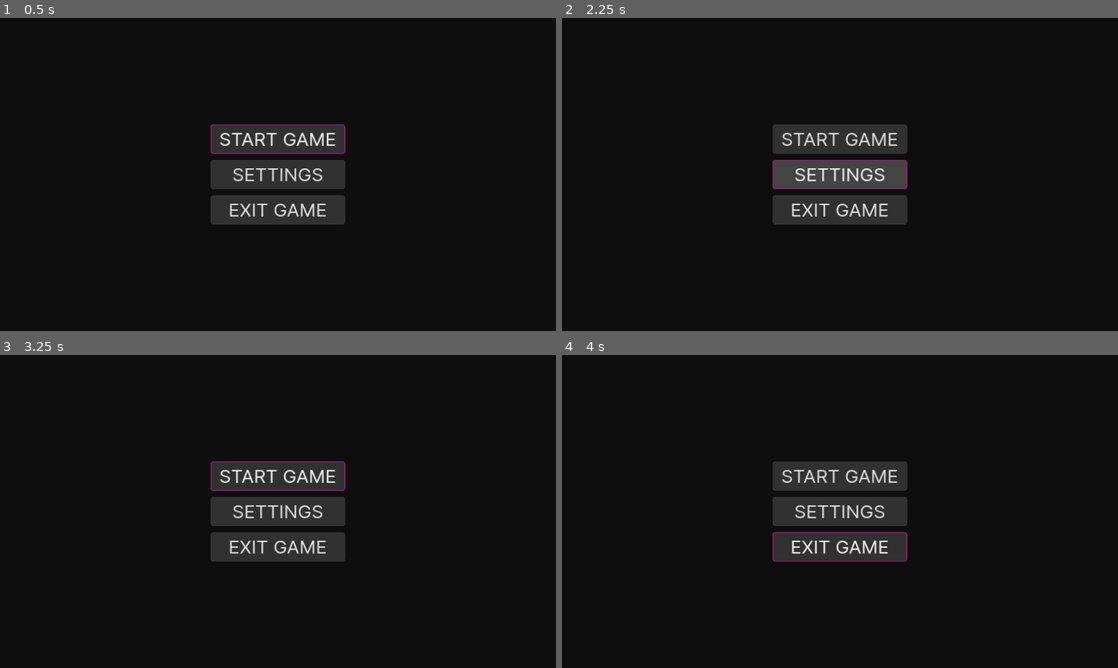
Above: before the commit, frames 1-4 (two rows, left to right).
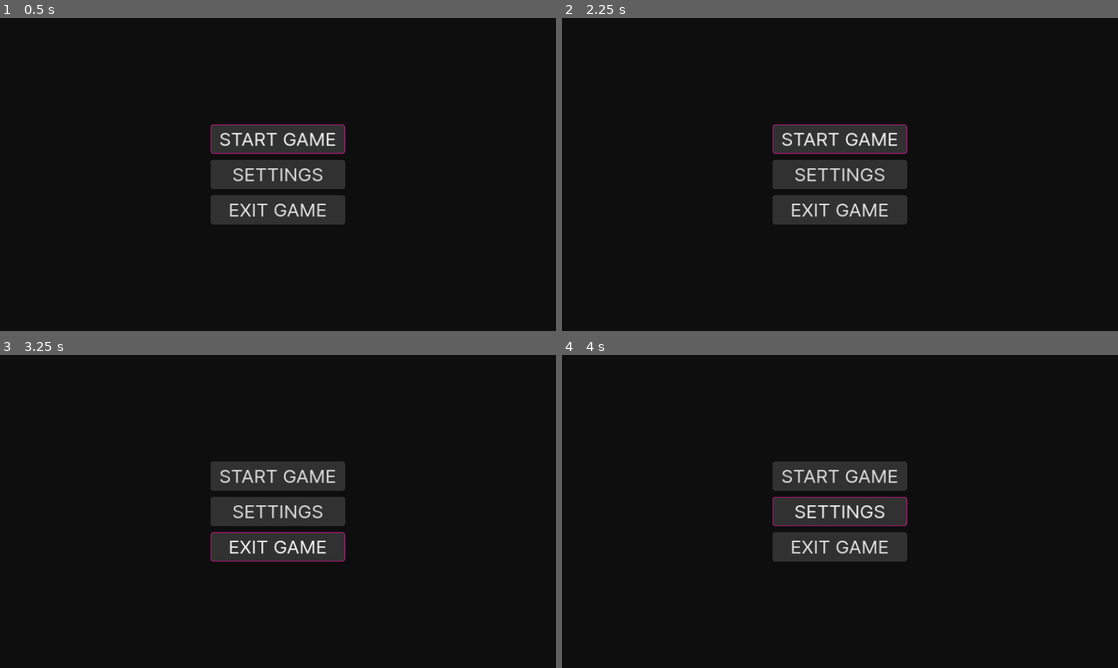
Above: after the commit, the same moments.

Repository: Dexterminator/godot4-template
Game: Godot game, scene res://scenes/main_menu/main_menu.tscn
Same seed, same stepped clock (60 frames per second), same inputs: the game is played once before the commit and once after it. Before the commit the project has no main scene; this scene is started directly in both runs.
Inputs (mouse positions are in pixels of both pictures, inside the frame that each line leads up to):
- Up to frame 1 (0.5 s): no input
- Up to frame 2 (2.25 s): click "START GAME" at 0.5 s; click "START GAME" at 1.25 s; click "SETTINGS" at 2 s
- Up to frame 3 (3.25 s): move the mouse to (400, 495) at 2.77 s; hold D (right) from 2.78 s (still down); tap J (action) at 2.85 s; click (400, 495) at 2.92 s; tap Up (ui_up) at 3.02 s
- Up to frame 4 (4 s): keep holding D (right); move the mouse to (728, 527) at 3.52 s; tap J (action) at 3.6 s; tap Up (ui_up) at 3.77 s

Frame 1 is identical in both runs. In frame 2, 0.3% of the frame differs, in the area x 37-63%, y 34-55%; in frame 3, 0.4%, in the area x 37-63%, y 34-66%; in frame 4, 0.3%.

Commit message:
Add scene changer

Diff:
--- a/autoloads/debug/debug.tscn
+++ b/autoloads/debug/debug.tscn
@@ -4,6 +4,7 @@
 [ext_resource type="Theme" uid="uid://bef14xpt531v5" path="res://ui/themes/theme.tres" id="1_od86y"]
 
 [node name="Debug" type="CanvasLayer"]
+layer = 128
 script = ExtResource("1_mxgy3")
 
 [node name="MarginContainer" type="MarginContainer" parent="."]
--- /dev/null
+++ b/autoloads/scene_manager/scene_manager.gd
@@ -0,0 +1,38 @@
+extends CanvasLayer
+
+const TestScene = preload("res://scenes/test_scenes/test.tscn")
+const FADE_DURATION = 0.2
+
+var fade_out_tween: Tween
+var fade_in_tween: Tween
+var color_rect: ColorRect
+var current_scene: Node
+
+
+func _ready() -> void:
+	color_rect = ColorRect.new()
+	add_child(color_rect)
+	color_rect.size = get_viewport().get_visible_rect().size
+	color_rect.color = Color.BLACK
+	color_rect.modulate.a = 0
+
+
+func _fade(value: float) -> Tween:
+	var tween := create_tween()
+	tween.tween_property(color_rect, "modulate:a", value, FADE_DURATION)
+	return tween
+
+
+func change_scene(new_scene: PackedScene) -> void:
+	assert(current_scene)
+	current_scene.set_physics_process(false)
+	current_scene.set_process(false)
+	var root := get_tree().get_root()
+	await _fade(1).finished
+	root.remove_child(current_scene)
+	current_scene.queue_free()
+	current_scene = new_scene.instantiate()
+	root.add_child(current_scene)
+	get_tree().paused = true
+	await _fade(0).finished
+	get_tree().paused = false
--- /dev/null
+++ b/autoloads/scene_manager/scene_manager.tscn
@@ -0,0 +1,7 @@
+[gd_scene load_steps=2 format=3 uid="uid://dmuvmocv234yd"]
+
+[ext_resource type="Script" path="res://autoloads/scene_manager/scene_manager.gd" id="1_k4kmm"]
+
+[node name="SceneManager" type="CanvasLayer"]
+process_mode = 3
+script = ExtResource("1_k4kmm")
--- a/entities/player/blinking.gd
+++ b/entities/player/blinking.gd
@@ -6,8 +6,8 @@
 func enter(_data: Dictionary) -> void:
 	ts_started = Delta.now
 	var tween := create_tween()
-	tween.tween_property(o, "modulate:a", 0, 0.3)
-	tween.tween_property(o, "modulate:a", 1, 0.3)
+	tween.tween_property(o, "modulate:a", 0, 0.2)
+	tween.tween_property(o, "modulate:a", 1, 0.2)
 	o.blink_count += 1
 	Events.blink_count_updated.emit(o.blink_count)
 
@@ -15,3 +15,7 @@
 func physics_process(_delta: float) -> void:
 	if Delta.exceeded(ts_started, 1):
 		transition_to("default")
+
+
+func exit() -> void:
+	Slowdown.start(1)
--- a/entities/player/default.gd
+++ b/entities/player/default.gd
@@ -6,7 +6,6 @@
 
 func enter(_data: Dictionary) -> void:
 	ts_started = Delta.now
-	Slowdown.start(1)
 
 
 func physics_process(delta: float) -> void:
--- a/project.godot
+++ b/project.godot
@@ -11,6 +11,7 @@
 [application]
 
 config/name="godot-4-template"
+run/main_scene="res://scenes/main_menu/main_menu.tscn"
 config/features=PackedStringArray("4.2", "GL Compatibility")
 config/icon="res://icon.svg"
 
@@ -22,9 +23,11 @@
 Slowdown="*res://autoloads/slowdown.gd"
 InputBuffer="*res://autoloads/input_buffer.gd"
 Debug="*res://autoloads/debug/debug.tscn"
+SceneManager="*res://autoloads/scene_manager/scene_manager.tscn"
 
 [debug]
 
+gdscript/warnings/untyped_declaration=2
 gdscript/warnings/unsafe_property_access=2
 gdscript/warnings/unsafe_method_access=2
 gdscript/warnings/unsafe_cast=2
--- a/scenes/main_menu/main_menu.gd
+++ b/scenes/main_menu/main_menu.gd
@@ -9,7 +9,12 @@
 	get_tree().quit()
 
 
+func _start_game() -> void:
+	SceneManager.change_scene(SceneManager.TestScene)
+
+
 func _ready() -> void:
+	SceneManager.current_scene = self
 	start_game_button.grab_focus()
-	start_game_button.pressed.connect(func() -> void: print("pressed!"))
+	start_game_button.pressed.connect(_start_game)
 	exit_game_button.pressed.connect(_quit)
--- a/utils/shake_camera/shake_camera_2d.gd
+++ b/utils/shake_camera/shake_camera_2d.gd
@@ -11,7 +11,7 @@
 var trauma_pwr := 3  #Trauma exponent. Use [2,3]
 
 
-func _ready():
+func _ready() -> void:
 	randomize()
 	noise = FastNoiseLite.new()
 	noise.noise_type = FastNoiseLite.TYPE_SIMPLEX
@@ -19,16 +19,16 @@
 	Events.shake.connect(_add_trauma)
 
 
-func _add_trauma(amount: float, max_amount: float):
-	var new_trauma = min(trauma + amount, max_amount)
+func _add_trauma(amount: float, max_amount: float) -> void:
+	var new_trauma: float = min(trauma + amount, max_amount)
 	if new_trauma > trauma:
 		trauma = min(trauma + amount, 1.0)
 
 
-func _process(delta):
+func _process(delta: float) -> void:
 	if trauma:
 		trauma = max(trauma - decay * delta, 0)
-		shake()
+		_shake()
 	#optional
 	# elif offset.x != 0 or offset.y != 0 or rotation != 0:
 	# 	lerp(offset.x, 0.0, 1)
@@ -36,8 +36,8 @@
 	# 	lerp(rotation, 0.0, 1)
 
 
-func shake():
-	var amt = pow(trauma, trauma_pwr) * 5
+func _shake() -> void:
+	var amt: float = pow(trauma, trauma_pwr) * 5
 	noise_y += 1
 	rotation = max_roll * amt * noise.get_noise_2d(0, noise_y)
 	offset.x = max_offset.x * amt * noise.get_noise_2d(1000, noise_y)
--- a/utils/utils.gd
+++ b/utils/utils.gd
@@ -34,7 +34,7 @@
 	return s
 
 
-static func spawn(factory: PackedScene, parent: Node2D, pos: Vector2):
+static func spawn(factory: PackedScene, parent: Node2D, pos: Vector2) -> Node2D:
 	var node: Node2D = factory.instantiate()
 	node.global_position = pos
 	parent.add_child(node)
